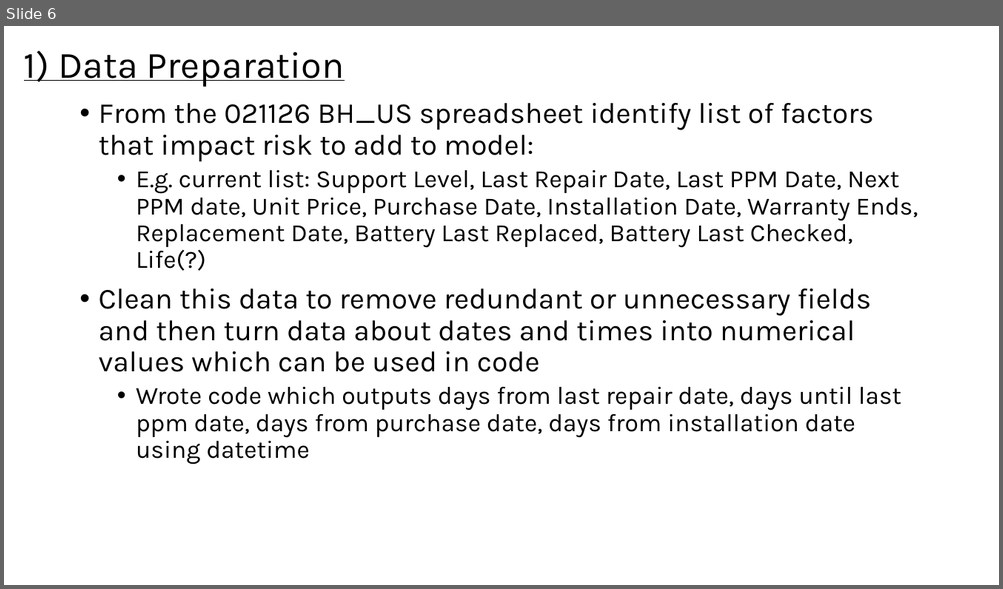
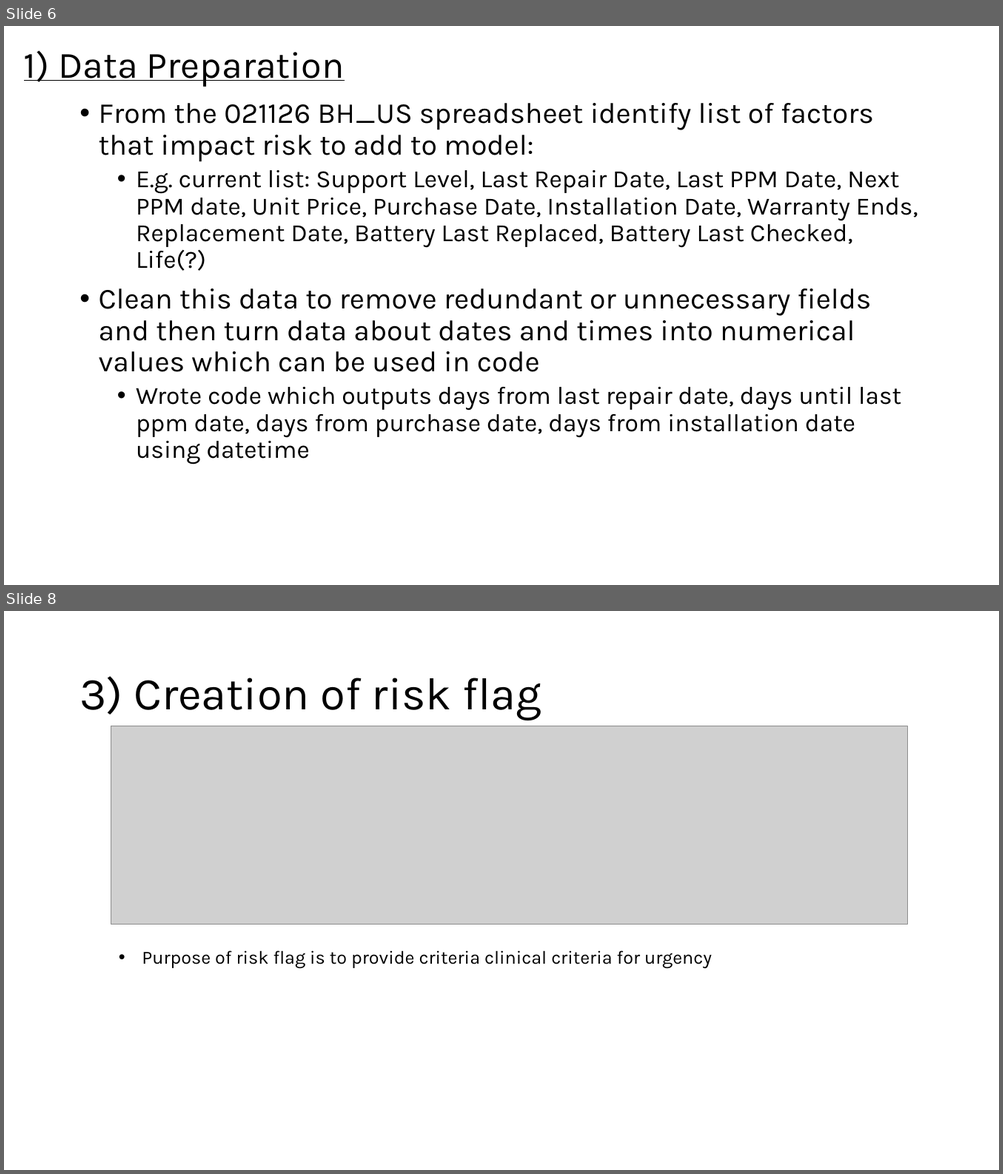
Before and after one commit to phmehta95/Ultrasound-Risk-Assessment-Model, a slide deck: Framework for Risk Model.pptx. Shown one above the other, each under a label of ours: slide 6 before the commit, slides 6 and 8 after it; the slides between them are not shown. The pictures are 1003x589 and 1003x1174 pixels, drawn with LibreOffice and Linux fonts; fonts in the diff are those of the drawing; grey boxes stand for pictures. Boxes give left, top, right and bottom in pixels: in the first picture for what was removed or moved away, otherwise in the second. Text is boxed around its words. In the diff, an @@ line names an element or a change of style, - is before the commit and + after.

```diff
--- a/Framework for Risk Model.pptx
+++ b/Framework for Risk Model.pptx
@@ slide 8 added at [4, 611, 999, 1170], background #FFFFFF @@
@@ title added at [79, 676, 541, 721], 44 pt, text #000000 @@
+3) Creation of risk flag
@@ picture added at [111, 726, 908, 924] @@
@@ text added at [142, 951, 711, 968], 18 pt, text #000000 @@
+• Purpose of risk flag is to provide criteria clinical criteria for urgency
```
Also in this commit, not shown: 1 slide changed, 2 other slides added, 4 other files.
